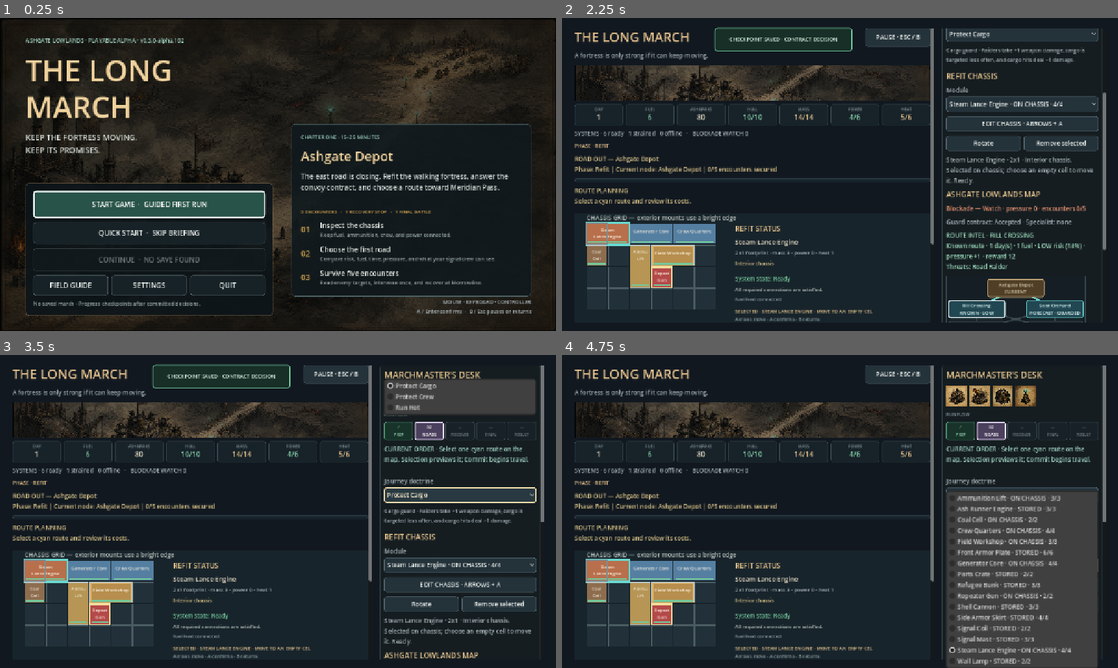
Above: before the commit, frames 1-4 (two rows, left to right).
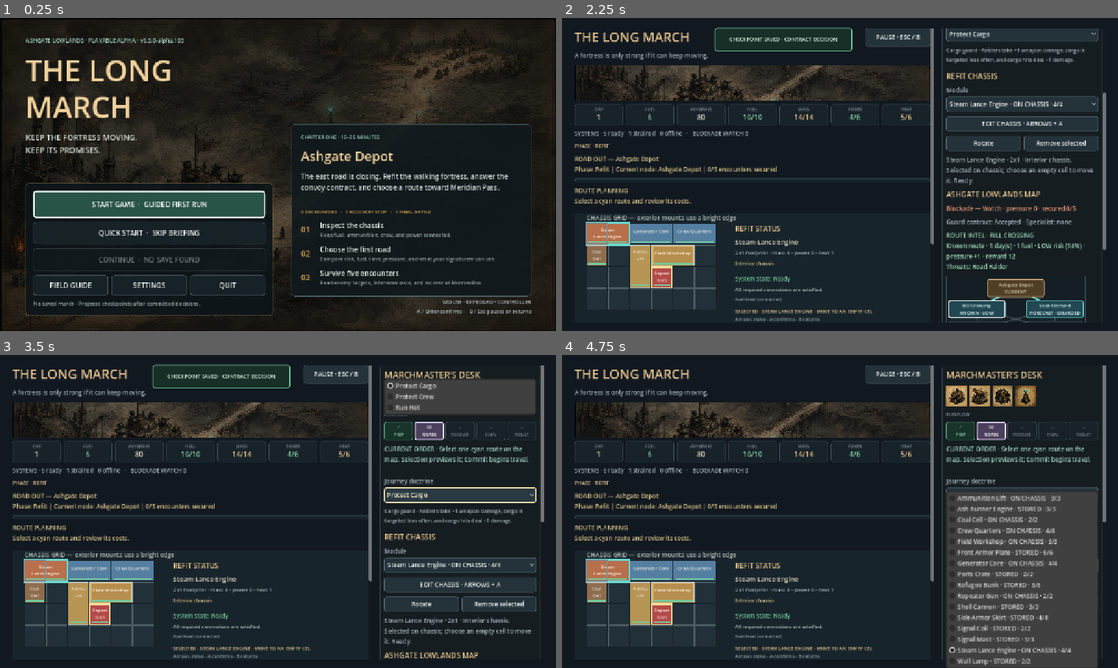
Above: after the commit, the same moments.

Repository: raphaelroshan/the-long-march
Game: Godot game, scene res://scenes/App.tscn
Same seed, same stepped clock (60 frames per second), same inputs: the game is played once before the commit and once after it.
Inputs:
- Up to frame 1 (0.25 s): no input
- Up to frame 2 (2.25 s): click "START GAME · GUIDED FIRST RUN" at 0.5 s; click "SKIP BRIEFING" at 1.25 s; click "Guard the convoy" at 2 s
- Up to frame 3 (3.5 s): click "Protect Cargo" at 2.75 s
- Up to frame 4 (4.75 s): click "Protect Cargo" at 3.5 s; click "Steam Lance Engine · ON CHASS…" at 4.25 s

The runs differ from the first frame. In frame 1, less than 0.1% of the frame differs, in the area x 32-33%, y 6-8%; in frame 2, less than 0.1%, in the area x 86-95%, y 59-62%; in frame 3, less than 0.1%; in frame 4, less than 0.1%.

Commit message:
Distinguish secured encounter progress

Diff:
--- a/project.godot
+++ b/project.godot
@@ -4,7 +4,7 @@
 
 [application]
 config/name="The Long March"
-config/version="0.3.0-alpha.102"
+config/version="0.3.0-alpha.103"
 run/main_scene="res://scenes/App.tscn"
 config/features=PackedStringArray("4.4", "GL Compatibility")
 
--- a/src/ui/main.gd
+++ b/src/ui/main.gd
@@ -1672,7 +1672,7 @@
 	campaign_pressure_label.visible = state.campaign_active
 	campaign_path_label.visible = state.campaign_active
 	campaign_map.visible = state.campaign_active and planning_phase
-	campaign_pressure_label.text = "Blockade — %s · pressure %d · encounters %d/5" % [state.campaign_pressure_band().capitalize(), state.campaign_pressure, state.campaign_encounters_completed]
+	campaign_pressure_label.text = "Blockade — %s · pressure %d · secured %d/5" % [state.campaign_pressure_band().capitalize(), state.campaign_pressure, state.campaign_encounters_completed]
 	campaign_path_label.text = "Guard contract: %s · Specialist: %s" % [state.guard_contract_status.replace("_", " ").capitalize(), "Iven Pell" if state.specialist_id == "iven_pell" else "none"]
 
 	var contract_offered := state.campaign_active and state.guard_contract_status == "offered" and state.current_location == "ashgate_depot"
--- a/tests/test_prototype_flow.gd
+++ b/tests/test_prototype_flow.gd
@@ -226,6 +226,7 @@
 	await process_frame
 	_expect(game.state.phase == "battle", "the first map choice should begin a road encounter")
 	_expect(game.journey_label.text.contains("Encounter 1/5 underway") and not game.journey_label.text.contains("Encounter 0/5"), "the journey header should count the active first encounter rather than showing zero progress")
+	_expect(game.campaign_pressure_label.text.contains("secured 0/5") and not game.campaign_pressure_label.text.contains("encounters 0/5"), "the blockade summary should identify its zero as secured encounters while the first battle is underway")
 	_expect(game.advance_encounter_button.has_focus(), "committing a route should hand controller focus to the encounter timeline")
 	_expect(game.right_scroll.get_global_rect().encloses(game.advance_encounter_button.get_global_rect()), "battle focus should scroll encounter advancement into view")
 	var battle_viewport_rect: Rect2 = game.right_scroll.get_global_rect()
@@ -264,6 +265,7 @@
 	await _advance_until_phase("map")
 	_expect(int(game.campaign_progress_bar.value) == 1, "the region progress bar should advance after a secured encounter")
 	_expect(game.journey_label.text.contains("1/5 encounters secured"), "planning between roads should distinguish completed encounters from one currently underway")
+	_expect(game.campaign_pressure_label.text.contains("secured 1/5"), "the blockade summary should agree with completed campaign progress between roads")
 	_expect(game.campaign_map.status_for("rill_crossing") == "current" and game.campaign_map.status_for("ashgate_depot") == "secured", "the map should retain the secured route and move the current marker")
 	_expect(game.campaign_map.button_for("red_wheel_toll_bridge").text.contains("UNSCOUTED · UNKNOWN"), "an available unscouted node should advertise uncertainty without exposing its hidden risk")
 	game.campaign_map.button_for("red_wheel_toll_bridge").grab_focus()
Not shown, changed: export_presets.cfg
Not shown, changed: docs/decision_log.md
